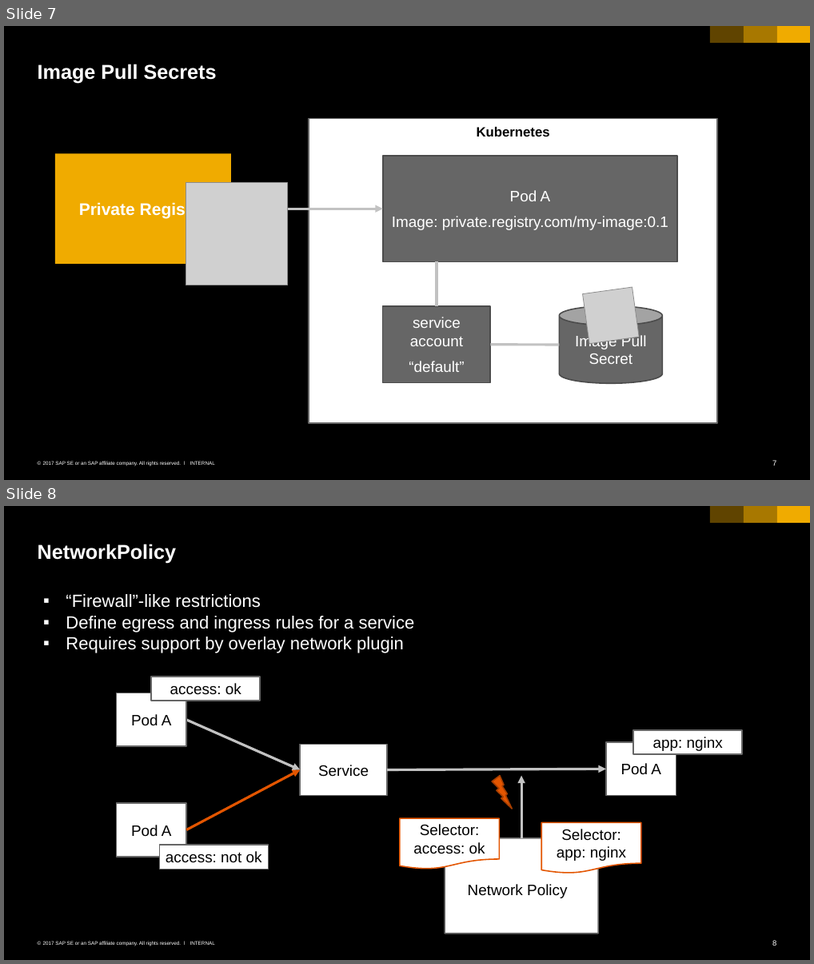
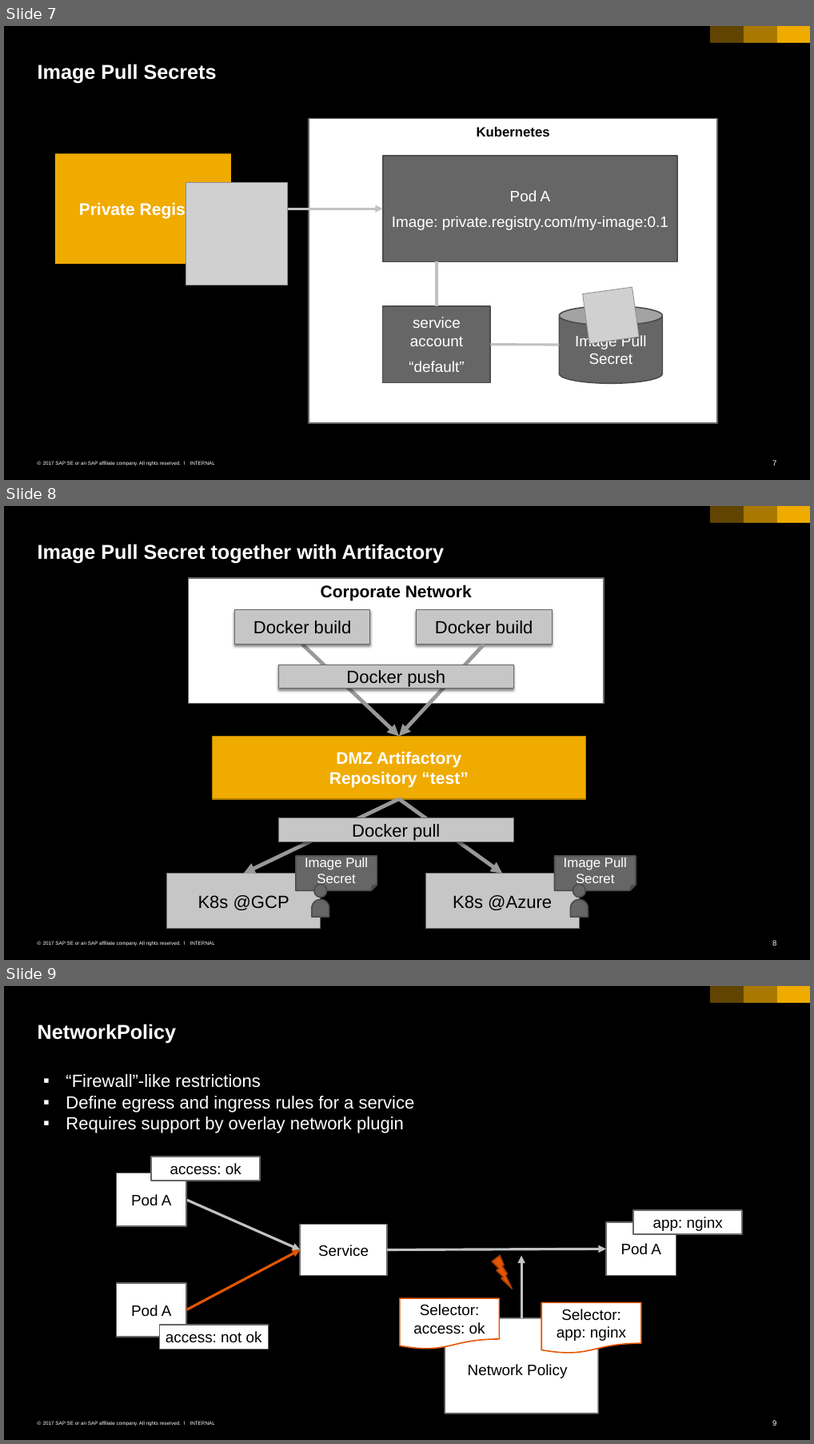
Before and after one commit to cuijiyao01/docker-k8s-training, a slide deck: kubernetes/08_administration.pptx. Shown one above the other, each under a label of ours: slides 7 and 8 before the commit, slides 7, 8 and 9 after it. The pictures are 814x964 and 814x1444 pixels, drawn with LibreOffice and Linux fonts; fonts in the diff are those of the drawing; grey boxes stand for pictures. Boxes give left, top, right and bottom in pixels: in the first picture for what was removed or moved away, otherwise in the second. Text is boxed around its words. In the diff, an @@ line names an element or a change of style, - is before the commit and + after.

Commit message:
updated imagepull secret with artifactory info

```diff
--- a/kubernetes/08_administration.pptx
+++ b/kubernetes/08_administration.pptx
@@ slide 8 added at [4,506,810,960], background #000000; not listed: 6 template elements that a slide beside it also shows @@
@@ title added at [38,544,444,564], 24 pt, text #FFFFFF, bold @@
+Image Pull Secret together with Artifactory
@@ rectangle added at [188,578,604,703], fill #FFFFFF, outline #666666 1.5 pt, 20 pt, text #000000, bold @@
+Corporate Network
@@ rectangle added at [234,609,370,644], fill #C6C6C6, outline #666666 0.79 pt, 21 pt, text #000000 @@
+Docker build
@@ rectangle added at [416,609,552,644], fill #C6C6C6, outline #666666 0.79 pt, 21 pt, text #000000 @@
+Docker build
@@ arrow added from (302, 644) to (399, 736), #999999 4.5 pt @@
@@ arrow added from (484, 644) to (399, 736), #999999 4.5 pt @@
@@ rectangle added at [278,664,514,688], fill #C6C6C6, outline #666666 0.79 pt, 21 pt, text #000000 @@
+Docker push
@@ rectangle added at [213,736,586,799], fill #F0AB00, outline #B27F00 1.5 pt, 20 pt, text #FFFFFF, bold @@
+DMZ Artifactory
+Repository “test”
@@ arrow added from (399, 799) to (243, 873), #999999 4.5 pt @@
@@ arrow added from (399, 799) to (502, 873), #999999 4.5 pt @@
@@ rectangle added at [278,818,514,841], fill #C6C6C6, outline #666666 0.79 pt, 21 pt, text #000000 @@
+Docker pull
@@ folded corner added at [296,856,377,890], fill #666666, outline #4B4B4B 1.5 pt, 16 pt, text #FFFFFF @@
+Image Pull Secret
@@ folded corner added at [554,856,636,890], fill #666666, outline #4B4B4B 1.5 pt, 16 pt, text #FFFFFF @@
+Image Pull Secret
@@ rectangle added at [166,873,320,928], fill #C6C6C6, outline #666666 0.79 pt, 21 pt, text #000000 @@
+K8s @GCP
@@ ellipse added at [314,884,327,896], fill #666666, outline #4B4B4B 1.5 pt @@
@@ rectangle added at [426,873,579,928], fill #C6C6C6, outline #666666 0.79 pt, 21 pt, text #000000 @@
+K8s @Azure
@@ ellipse added at [573,884,586,896], fill #666666, outline #4B4B4B 1.5 pt @@
@@ flow chart delay added at [312,899,330,916], fill #666666, outline #4B4B4B 1.5 pt @@
@@ flow chart delay added at [570,899,588,916], fill #666666, outline #4B4B4B 1.5 pt @@
@@ what was slide 8 is now slide 9 @@
@@ page number at [773,1420,777,1425]: text changed @@
-8
+9
```
